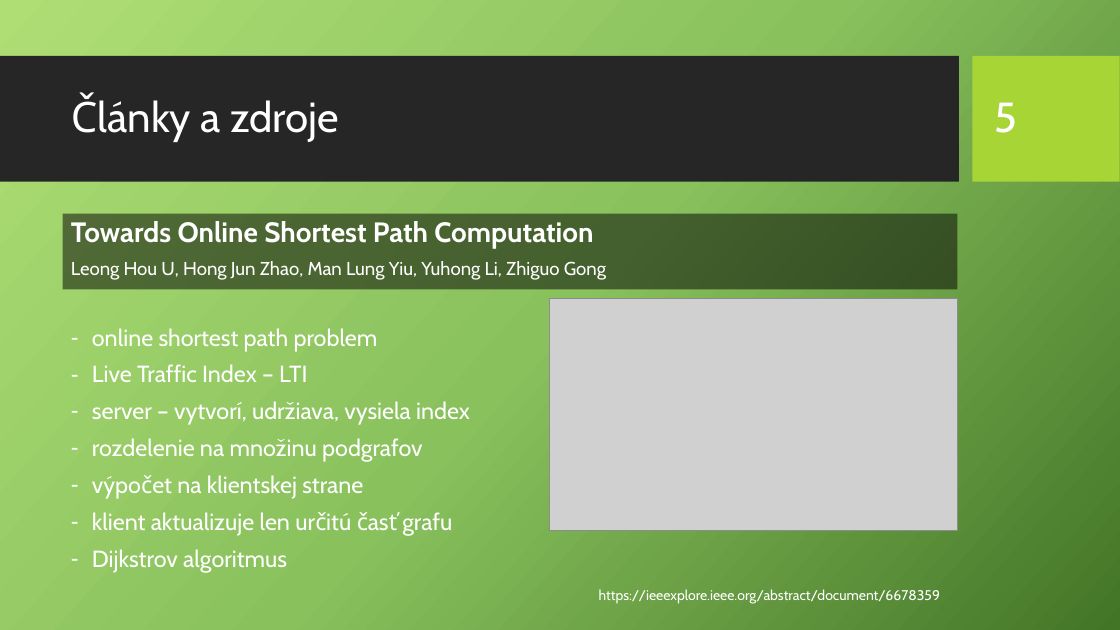
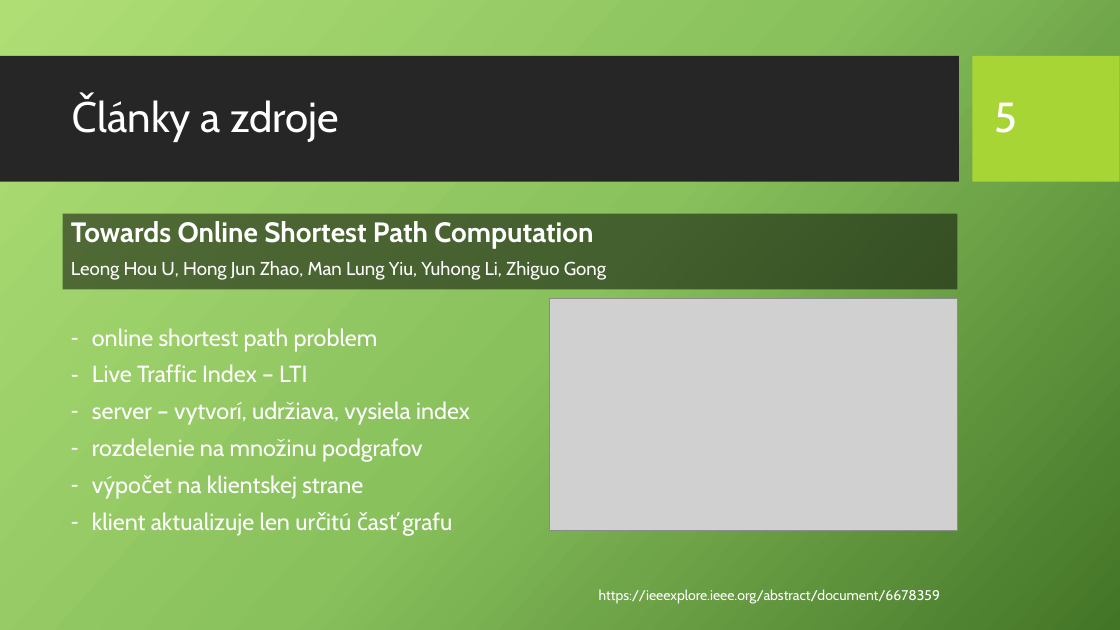
Before and after one commit to gabikaSlani/diploma-thesis, a slide deck: slide 6 of docs/assets/prezentacia.pptx. Drawn at 1120x630 pixels with LibreOffice and Linux fonts; fonts in the diff are those of the drawing; grey boxes stand for pictures; background and template pictures are left out. Boxes give left, top, right and bottom in pixels: in the first picture for what was removed or moved away, otherwise in the second. Text is boxed around its words. In the diff, an @@ line names an element or a change of style, - is before the commit and + after.

```diff
--- a/docs/assets/prezentacia.pptx
+++ b/docs/assets/prezentacia.pptx
@@ text at (92,549,287,573): paragraph removed @@
-– Dijkstrov algoritmus
```
Also in this commit, not shown: 4 other slides changed, 1 other file.
